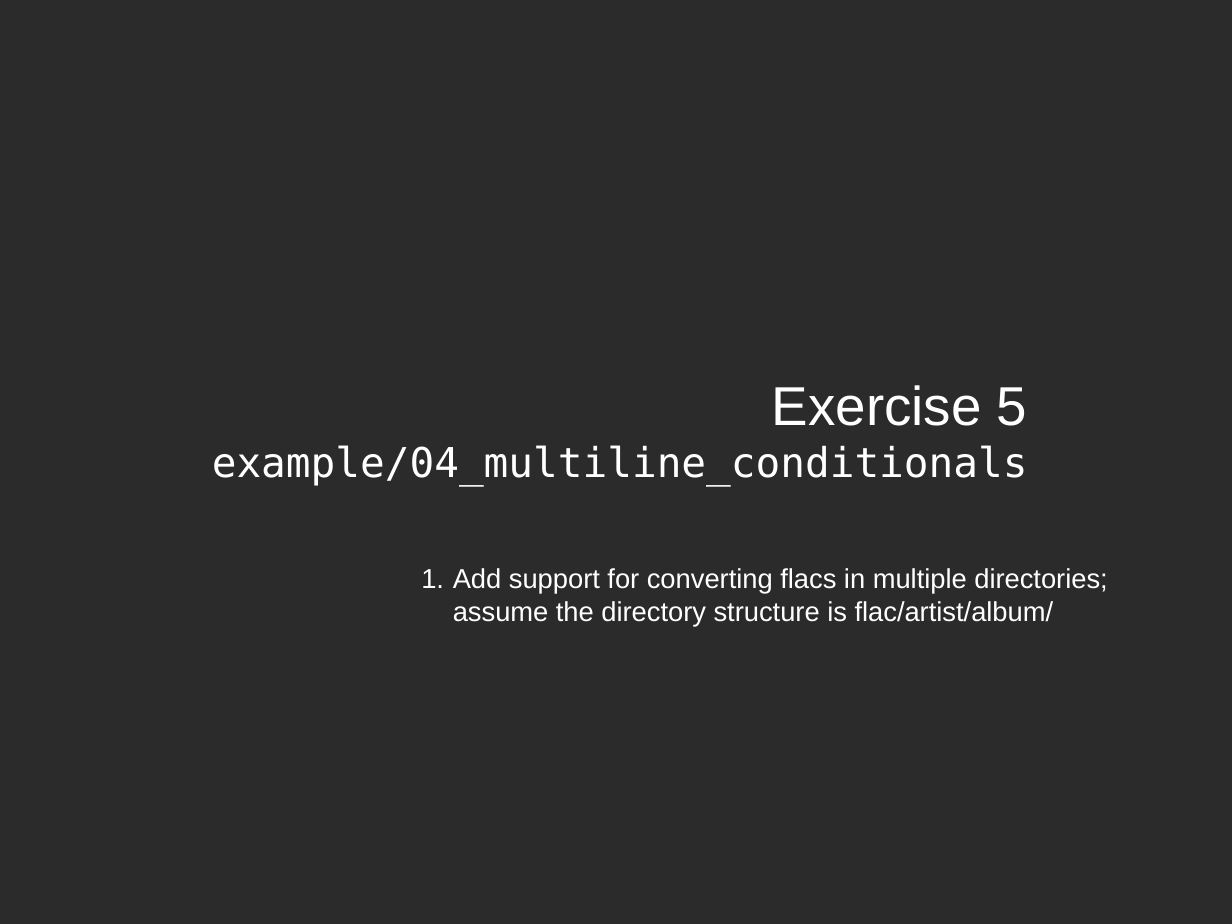
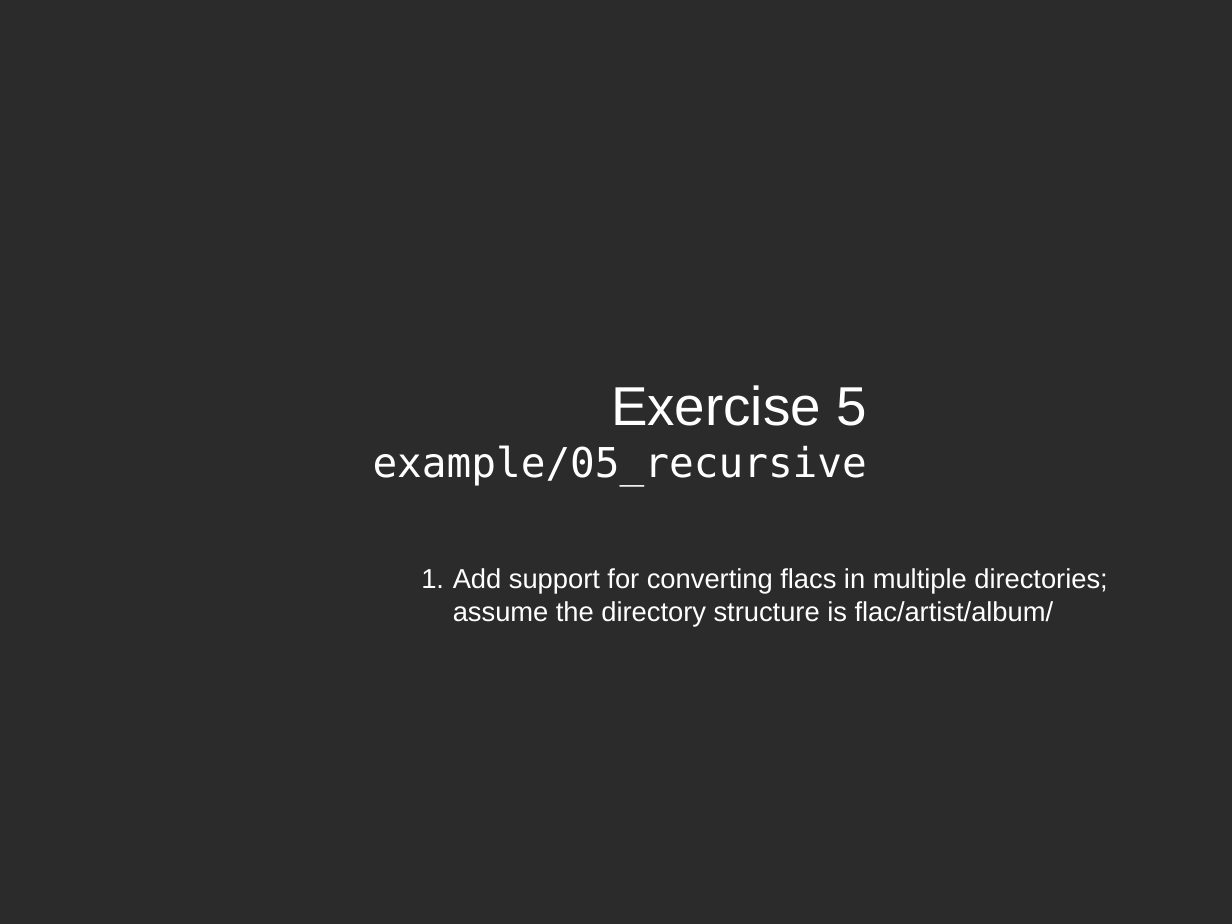
Before and after one commit to fsundermeyer/GNU_make_workshop, a slide deck: slide 44 of Presentation_GNU_make_03_2015.odp. Drawn at 1232x924 pixels with LibreOffice and Linux fonts; fonts in the diff are those of the drawing; background and template pictures are left out; a plain dark background stands for a picture behind light text. Boxes give left, top, right and bottom in pixels: in the first picture for what was removed or moved away, otherwise in the second. Text is boxed around its words. In the diff, an @@ line names an element or a change of style, - is before the commit and + after.

```diff
--- a/Presentation_GNU_make_03_2015.odp
+++ b/Presentation_GNU_make_03_2015.odp
@@ title at box(373, 385, 867, 487): text changed @@
-Exercise 5
-example/04_multiline_conditionals
+Exercise 5
+example/05_recursive
```
Also in this commit, not shown: 2 other slides changed, 1 other file.
